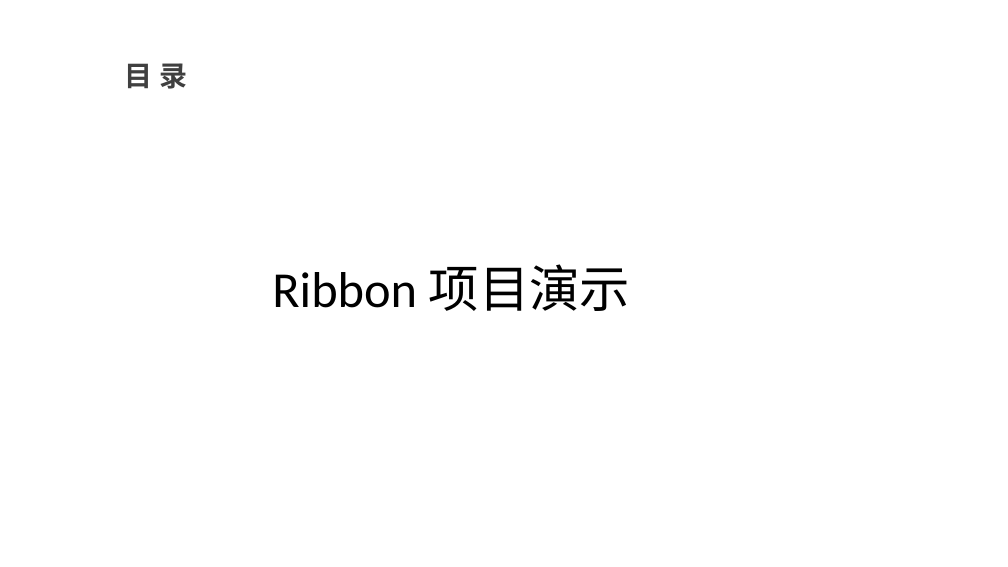
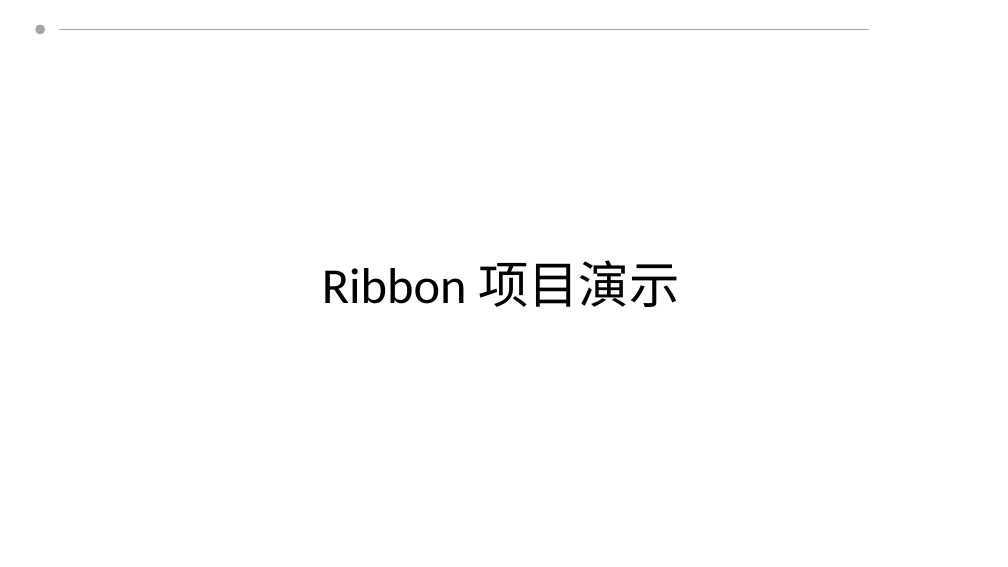
Before and after one commit to ziyanjupan/-ReadingNotes, a slide deck: slide 6 of Ribbon解析 .pptx. Drawn at 1008x567 pixels with LibreOffice and Linux fonts; fonts in the diff are those of the drawing; background and template pictures are left out. Boxes give left, top, right and bottom in pixels: in the first picture for what was removed or moved away, otherwise in the second. Text is boxed around its words. In the diff, an @@ line names an element or a change of style, - is before the commit and + after.

```diff
--- a/Ribbon解析 .pptx
+++ b/Ribbon解析 .pptx
@@ ellipse added at (x1=35, y1=24, x2=45, y2=34), fill #A6A6A6 @@
@@ line added from (59, 29) to (869, 29), #A6A6A6 0.75 pt @@
@@ text removed at (x1=125, y1=63, x2=187, y2=89) @@
-目 录
@@ text "Ribbon 项目演示" moved from (x1=272, y1=264, x2=631, y2=311) to (x1=322, y1=260, x2=680, y2=307) @@
```
Also in this commit, not shown: 8 other slides changed, 4 slides added, 2 slides removed.
